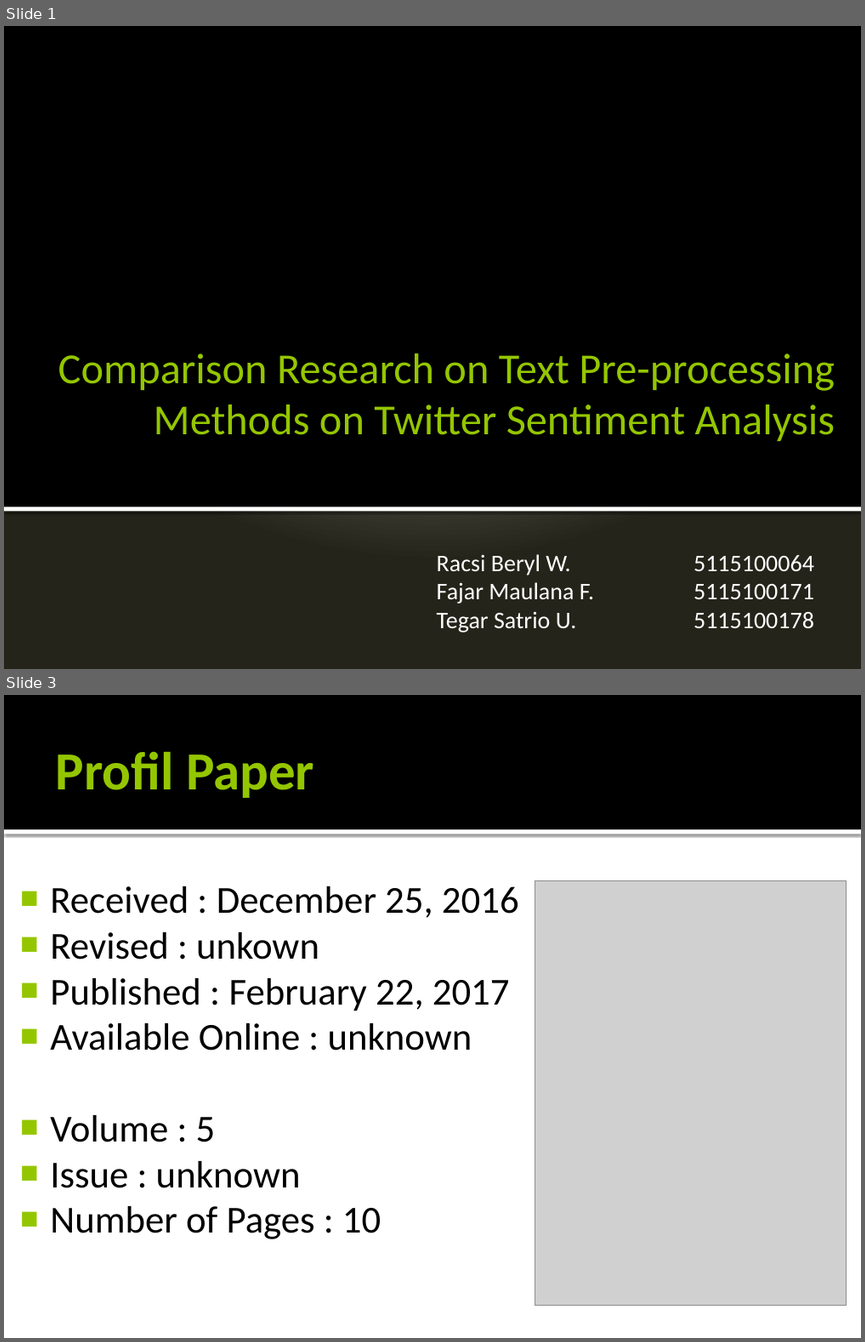
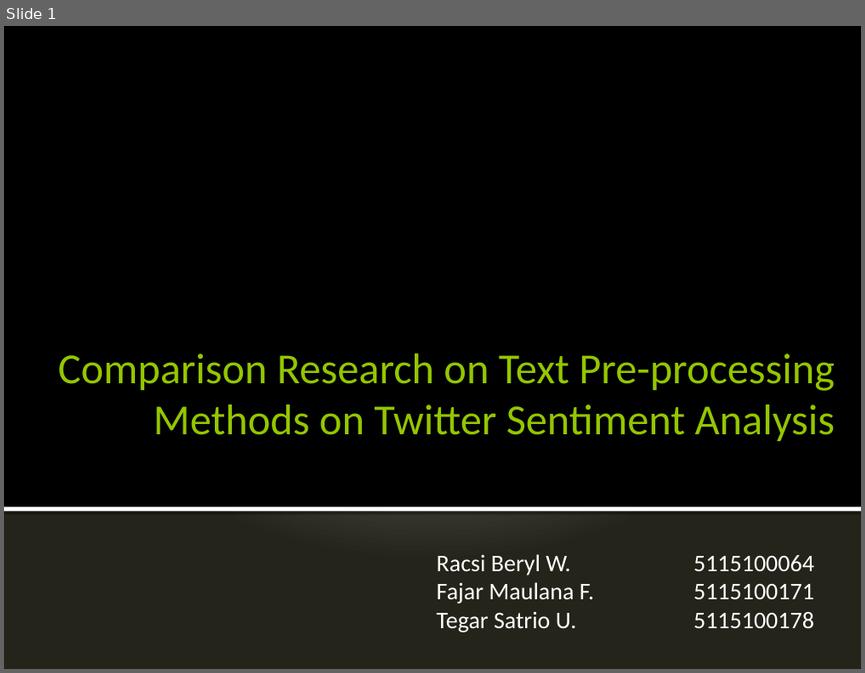
Before and after one commit to TegarSU/Data-Mining, a slide deck: FP/FP-FINAL.pptx. Shown one above the other, each under a label of ours: slides 1 and 3 before the commit, slide 1 after it; the slides between them are not shown. The pictures are 865x1342 and 865x673 pixels, drawn with LibreOffice and Linux fonts; fonts in the diff are those of the drawing; grey boxes stand for pictures. Boxes give left, top, right and bottom in pixels: in the first picture for what was removed or moved away, otherwise in the second. Text is boxed around its words. In the diff, an @@ line names an element or a change of style, - is before the commit and + after.

```diff
--- a/FP/FP-FINAL.pptx
+++ b/FP/FP-FINAL.pptx
@@ slide 3 removed at (4,695,861,1338), background #FFFFFF @@
@@ rectangle removed at (4,695,861,829) @@
@@ title removed at (55,751,314,798) @@
-Profil Paper
@@ rectangle removed at (4,829,861,834) @@
@@ text removed at (50,886,519,1239) @@
-■ Received : December 25, 2016
-■ Revised : unkown
-■ Published : February 22, 2017
-■ Available Online : unknown
-■ Volume : 5
-■ Issue : unknown
-■ Number of Pages : 10
@@ picture removed at (535,881,846,1305) @@
```
Also in this commit, not shown: 1 slide changed, 4 slides added, 18 other slides removed, 4 other files.
